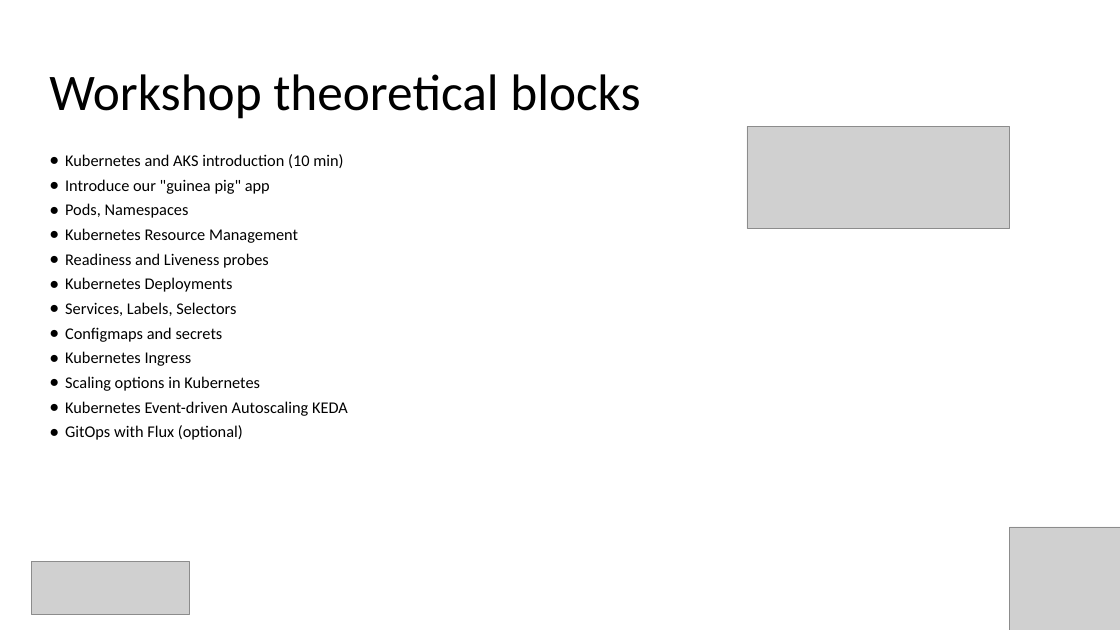
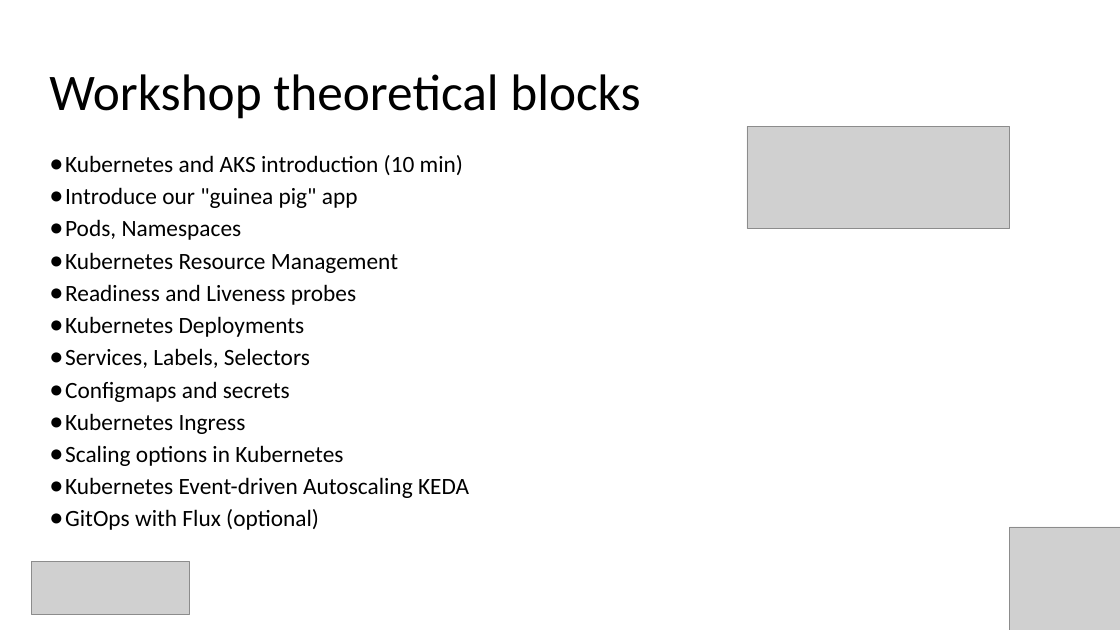
Before and after one commit to Infrastructure-AsCode/aks-101, a slide deck: slide 6 of slides/k8s-101.pptx. Drawn at 1120x630 pixels with LibreOffice and Linux fonts; fonts in the diff are those of the drawing; grey boxes stand for pictures. Boxes give left, top, right and bottom in pixels: in the first picture for what was removed or moved away, otherwise in the second. Text is boxed around its words. In the diff, an @@ line names an element or a change of style, - is before the commit and + after.

```diff
--- a/slides/k8s-101.pptx
+++ b/slides/k8s-101.pptx
@@ text "Kubernetes and AKS introduction (10 ..." at box(65, 155, 469, 530): size 14 to 20 pt @@
```
Also in this commit, not shown: 6 other slides changed, 27 slides added, 2 slides removed, 19 other files.
